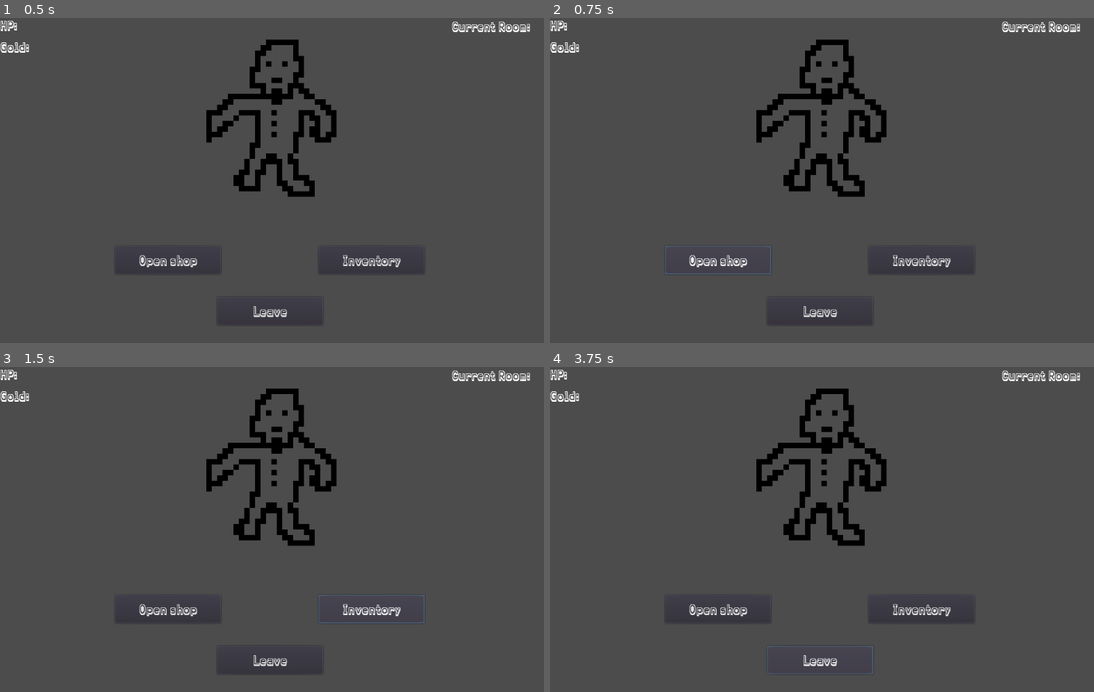
Above: before the commit, frames 1-4 (two rows, left to right).
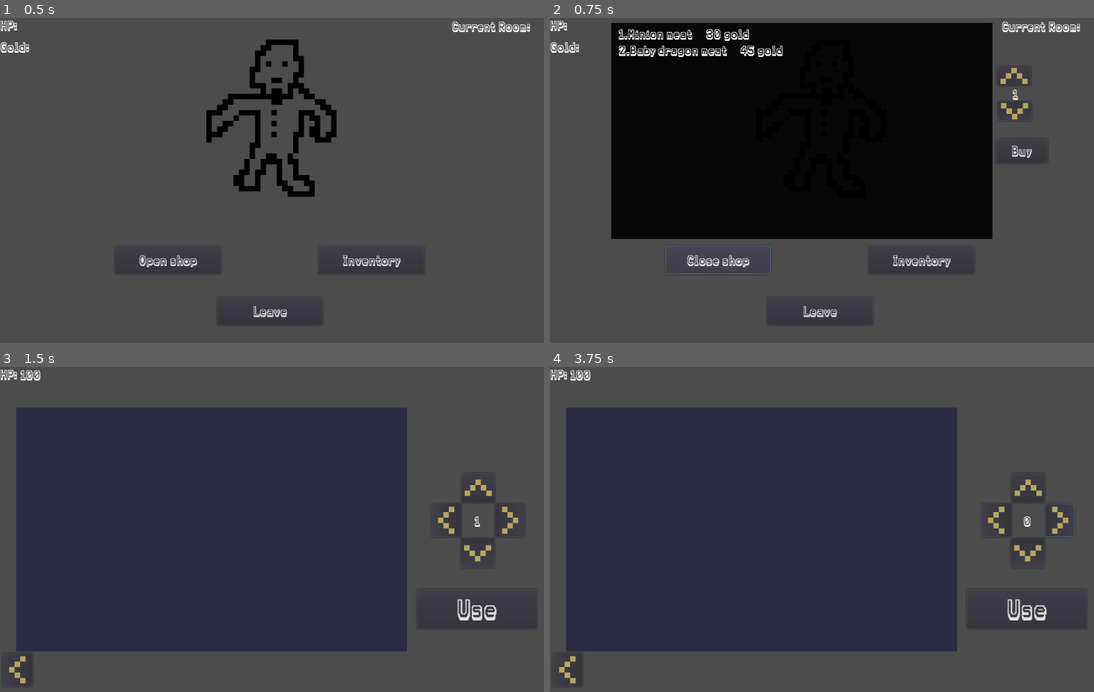
Above: after the commit, the same moments.

Repository: xFrenchy/Zeiga
Game: Godot game, scene res://Scenes_Scripts/TravelingMerchant.tscn
Two runs of this game, one before a commit and one after it. Both use one fixed random seed, a clock stepped at 60 frames per second and the inputs below. This scene is started directly instead of the project's main scene.
Inputs (mouse positions are in pixels of both pictures, inside the frame that each line leads up to):
- Up to frame 1 (0.5 s): no input
- Up to frame 2 (0.75 s): click "Open shop" at 0.5 s
- Up to frame 3 (1.5 s): click "Inventory" at 1.25 s
- Up to frame 4 (3.75 s): click (1028, 487) at 2.02 s; click (1061, 519) at 2.77 s; click (822, 659) at 3.5 s, where only the run before the commit has a clickable "Leave"

Frame 1 is identical in both runs. In frame 2, 44% of the frame differs, in the area x 11-91%, y 1-77%; in frame 3, 53%, in the area x 0-98%, y 0-98%; in frame 4, 52%.

Commit message:
Finished the traveling merchant room

Diff:
--- /dev/null
+++ b/Scenes_Scripts/TravelingMerchant.gd
@@ -0,0 +1,132 @@
+extends Position2D
+
+signal leave
+var index : int = 1
+var isOpen : bool = false
+var minion_meat = load("res://Items/Minion_Meat.gd").new()
+var baby_drag_meat = load("res://Items/Baby_Dragon_Meat.gd").new()
+var shopItems = {}
+
+# Called when the node enters the scene tree for the first time.
+func _ready():
+	$InventoryHUD.hide()
+	$ShopBackground.hide()
+	$Up.hide()
+	$Index.text = str(index)
+	$Index.hide()
+	$Down.hide()
+	$Buy.hide()
+	minion_meat.init()
+	baby_drag_meat.init()
+	shopItems[minion_meat] = 30
+	shopItems[baby_drag_meat] = 45
+
+# Called every frame. 'delta' is the elapsed time since the previous frame.
+#func _process(delta):
+#	pass
+func show():
+	$Sprite.show()
+	$HealthLabel.show()
+	$HealthNumberLabel.text = str(Globals.player_health)
+	$HealthNumberLabel.show()
+	$GoldLabel.show()
+	$GoldNumberLabel.text = str(Globals.gold)
+	$GoldNumberLabel.show()
+	$CurrentRoomLabel.show()
+	$RoomNumberLabel.text = str(Globals.room_number)
+	$RoomNumberLabel.show()
+	$OpenShop.show()
+	$Inventory.show()
+	$Leave.show()
+
+
+func hide():
+	$Sprite.hide()
+	$HealthLabel.hide()
+	$HealthNumberLabel.hide()
+	$GoldLabel.hide()
+	$GoldNumberLabel.hide()
+	$CurrentRoomLabel.hide()
+	$RoomNumberLabel.hide()
+	$OpenShop.hide()
+	$Inventory.hide()
+	$Leave.hide()
+
+func _on_Leave_pressed():
+	emit_signal("leave")
+
+
+func _on_Inventory_pressed():
+	hide()
+	if isOpen == true:
+		$ShopBackground.hide()
+		$ShopItemsLabel.hide()
+		$Up.hide()
+		$Index.hide()
+		$Down.hide()
+		$Buy.hide()
+		isOpen = false
+		$OpenShop.text = "Open shop"
+	$InventoryHUD.update()
+	$InventoryHUD.show()
+
+
+func _on_InventoryHUD_back():
+	$InventoryHUD.hide()
+	show()
+
+
+func _on_OpenShop_pressed():
+	if isOpen == false:
+		$ShopBackground.show()
+		$Up.show()
+		$Index.show()
+		$Down.show()
+		$Buy.show()
+		isOpen = true
+		$ShopItemsLabel.text = ""
+		var counter = 1
+		var items = shopItems.keys()
+		var cost = shopItems.values()
+		for i in range(shopItems.size()):
+			$ShopItemsLabel.text += str(counter) + "." + items[i].get_name() + "     " + str(cost[i]) + " gold\n"
+			counter += 1
+		$ShopItemsLabel.show()
+		$OpenShop.text = "Close shop"
+		$OpenShop.show()
+	else:
+		$ShopBackground.hide()
+		$ShopItemsLabel.hide()
+		$Up.hide()
+		$Index.hide()
+		$Down.hide()
+		$Buy.hide()
+		isOpen = false
+		$OpenShop.text = "Open shop"
+		$OpenShop.show()
+
+
+func _on_Up_pressed():
+	index -= 1
+	if index <= 0:
+		index = 1
+	$Index.text = str(index)
+	$Index.show()
+
+
+func _on_Down_pressed():
+	index += 1
+	if index > shopItems.size():
+		index = shopItems.size()
+	$Index.text = str(index)
+	$Index.show()
+
+
+func _on_Buy_pressed():
+	var items = shopItems.keys()
+	var cost = shopItems.values()
+	if cost[index-1] < Globals.gold:
+		Globals.gold -= cost[index-1]	# removed the gold that the item costs, now add it to the inventory
+		Globals.player_inventory.append(items[index-1])	# add item to the inventory
+	$GoldNumberLabel.text = str(Globals.gold)
+	$GoldNumberLabel.show()
--- a/Scenes_Scripts/TravelingMerchant.tscn
+++ b/Scenes_Scripts/TravelingMerchant.tscn
@@ -1,23 +1,25 @@
-[gd_scene load_steps=6 format=2]
+[gd_scene load_steps=9 format=2]
 
 [ext_resource path="res://Scenes_Scripts/Room.tscn" type="PackedScene" id=1]
-[ext_resource path="res://Art/Merchant.png" type="Texture" id=2]
-[ext_resource path="res://KarmaFuture.ttf" type="DynamicFontData" id=3]
+[ext_resource path="res://Scenes_Scripts/TravelingMerchant.gd" type="Script" id=2]
+[ext_resource path="res://Art/Merchant.png" type="Texture" id=3]
+[ext_resource path="res://KarmaFuture.ttf" type="DynamicFontData" id=4]
+[ext_resource path="res://Scenes_Scripts/InventoryHUD.tscn" type="PackedScene" id=5]
+[ext_resource path="res://Art/Up.png" type="Texture" id=6]
 
 [sub_resource type="DynamicFont" id=1]
 size = 20
-font_data = ExtResource( 3 )
+font_data = ExtResource( 4 )
 
 [sub_resource type="DynamicFont" id=2]
 size = 21
-font_data = ExtResource( 3 )
+font_data = ExtResource( 4 )
 
 [node name="TravelingMerchant" index="0" instance=ExtResource( 1 )]
-encounter_type = "Shop"
-encounter_message = "Would you like to browse my store?"
+script = ExtResource( 2 )
 
 [node name="Sprite" parent="." index="0"]
-texture = ExtResource( 2 )
+texture = ExtResource( 3 )
 
 [node name="HealthLabel" type="Label" parent="." index="3"]
 margin_left = -500.0
@@ -89,6 +91,9 @@
 margin_bottom = 298.0
 custom_fonts/font = SubResource( 2 )
 text = "Open shop"
+__meta__ = {
+"_edit_lock_": true
+}
 
 [node name="Inventory" type="Button" parent="." index="10"]
 margin_left = 87.0
@@ -105,3 +110,120 @@
 margin_bottom = 392.0
 custom_fonts/font = SubResource( 2 )
 text = "Leave"
+
+[node name="InventoryHUD" parent="." index="12" instance=ExtResource( 5 )]
+editor/display_folded = true
+
+[node name="InventoryBackground" parent="InventoryHUD" index="0"]
+visible = false
+
+[node name="InventoryH1Label" parent="InventoryHUD" index="1"]
+visible = false
+
+[node name="InventoryH2Label" parent="InventoryHUD" index="2"]
+visible = false
+
+[node name="InventoryH3Label" parent="InventoryHUD" index="3"]
+visible = false
+
+[node name="InventoryH4Label" parent="InventoryHUD" index="4"]
+visible = false
+
+[node name="IndexLabel" parent="InventoryHUD" index="5"]
+visible = false
+
+[node name="HealthLabel" parent="InventoryHUD" index="6"]
+visible = false
+
+[node name="HealthNumberLabel" parent="InventoryHUD" index="7"]
+visible = false
+
+[node name="Up" parent="InventoryHUD" index="8"]
+visible = false
+
+[node name="Right" parent="InventoryHUD" index="9"]
+visible = false
+
+[node name="Down" parent="InventoryHUD" index="10"]
+visible = false
+
+[node name="Left" parent="InventoryHUD" index="11"]
+visible = false
+
+[node name="Use" parent="InventoryHUD" index="12"]
+visible = false
+
+[node name="Back" parent="InventoryHUD" index="13"]
+visible = false
+
+[node name="ShopBackground" type="ColorRect" parent="." index="13"]
+margin_left = -387.0
+margin_top = -166.0
+margin_right = 315.0
+margin_bottom = 233.0
+color = Color( 0, 0, 0, 0.901961 )
+__meta__ = {
+"_edit_lock_": true
+}
+
+[node name="ShopItemsLabel" type="Label" parent="." index="14"]
+margin_left = -374.0
+margin_top = -159.0
+margin_right = 303.0
+margin_bottom = 224.0
+custom_fonts/font = SubResource( 1 )
+__meta__ = {
+"_edit_lock_": true
+}
+
+[node name="Up" type="Button" parent="." index="15"]
+margin_left = 324.0
+margin_top = -86.0
+margin_right = 386.0
+margin_bottom = -50.0
+icon = ExtResource( 6 )
+__meta__ = {
+"_edit_lock_": true
+}
+
+[node name="Index" type="Label" parent="." index="16"]
+margin_left = 337.0
+margin_top = -48.0
+margin_right = 378.0
+margin_bottom = -21.0
+custom_fonts/font = SubResource( 1 )
+align = 1
+__meta__ = {
+"_edit_lock_": true
+}
+
+[node name="Down" type="Button" parent="." index="17"]
+margin_left = 387.0
+margin_top = 15.0
+margin_right = 449.0
+margin_bottom = 51.0
+rect_rotation = 180.0
+icon = ExtResource( 6 )
+__meta__ = {
+"_edit_lock_": true
+}
+
+[node name="Buy" type="Button" parent="." index="18"]
+margin_left = 322.0
+margin_top = 48.0
+margin_right = 417.0
+margin_bottom = 93.0
+custom_fonts/font = SubResource( 2 )
+text = "Buy"
+__meta__ = {
+"_edit_lock_": true
+}
+[connection signal="pressed" from="OpenShop" to="." method="_on_OpenShop_pressed"]
+[connection signal="pressed" from="Inventory" to="." method="_on_Inventory_pressed"]
+[connection signal="pressed" from="Leave" to="." method="_on_Leave_pressed"]
+[connection signal="back" from="InventoryHUD" to="." method="_on_InventoryHUD_back"]
+[connection signal="pressed" from="Up" to="." method="_on_Up_pressed"]
+[connection signal="pressed" from="Down" to="." method="_on_Down_pressed"]
+[connection signal="pressed" from="Buy" to="." method="_on_Buy_pressed"]
+
+[editable path="InventoryHUD"]
